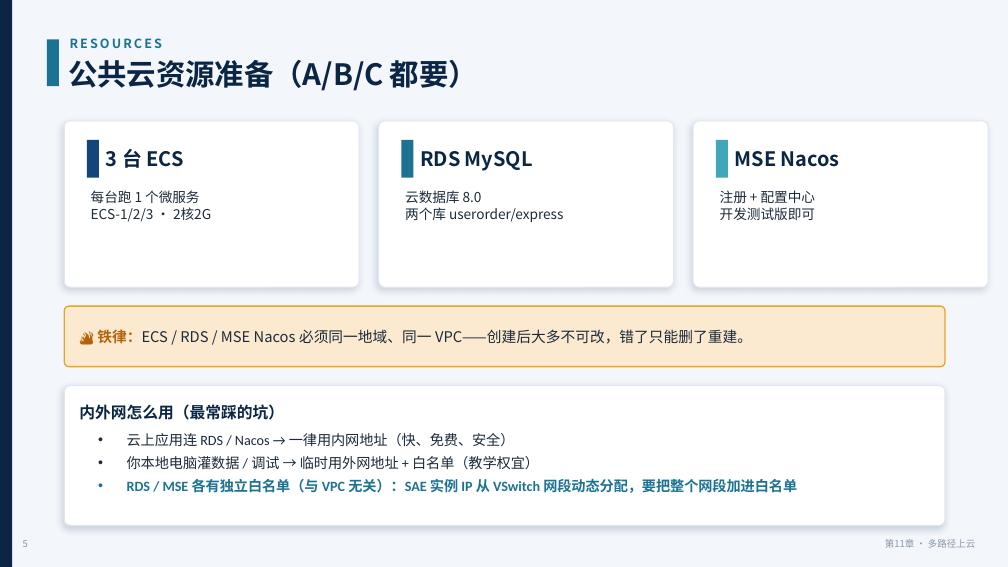
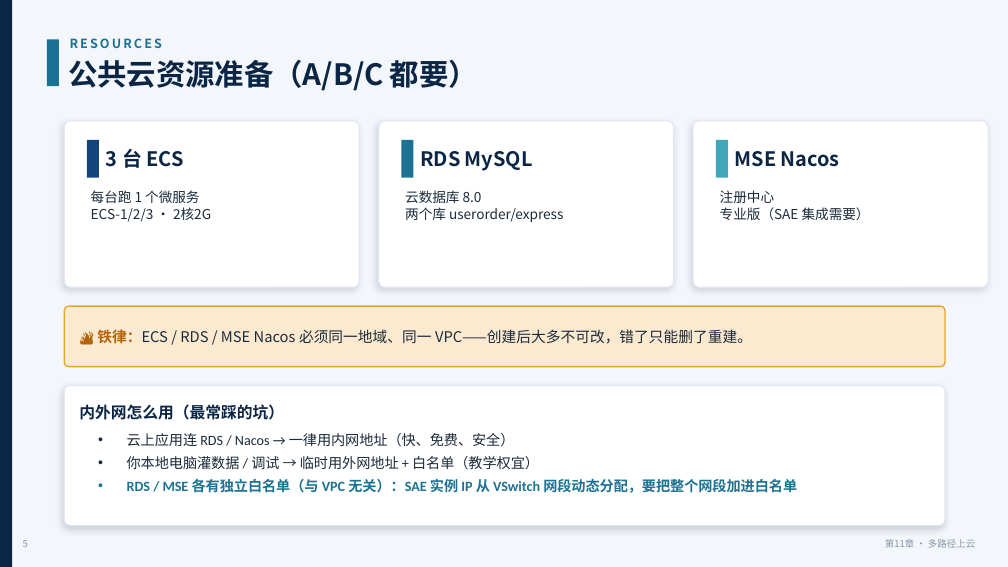
Before and after one commit to coffeeliuwei/cloudnativeapp, a slide deck: slide 6 of deck/第11章-上云部署-课件.pptx. Drawn at 1008x567 pixels with LibreOffice and Linux fonts; fonts in the diff are those of the drawing. Boxes give left, top, right and bottom in pixels: in the first picture for what was removed or moved away, otherwise in the second. Text is boxed around its words. In the diff, an @@ line names an element or a change of style, - is before the commit and + after.

```diff
--- a/deck/第11章-上云部署-课件.pptx
+++ b/deck/第11章-上云部署-课件.pptx
@@ text at (x1=720, y1=190, x2=870, y2=220): text changed @@
-注册 + 配置中心
-开发测试版即可
+注册中心
+专业版（SAE 集成需要）
```
Also in this commit, not shown: 3 other slides changed, 1 other file.
